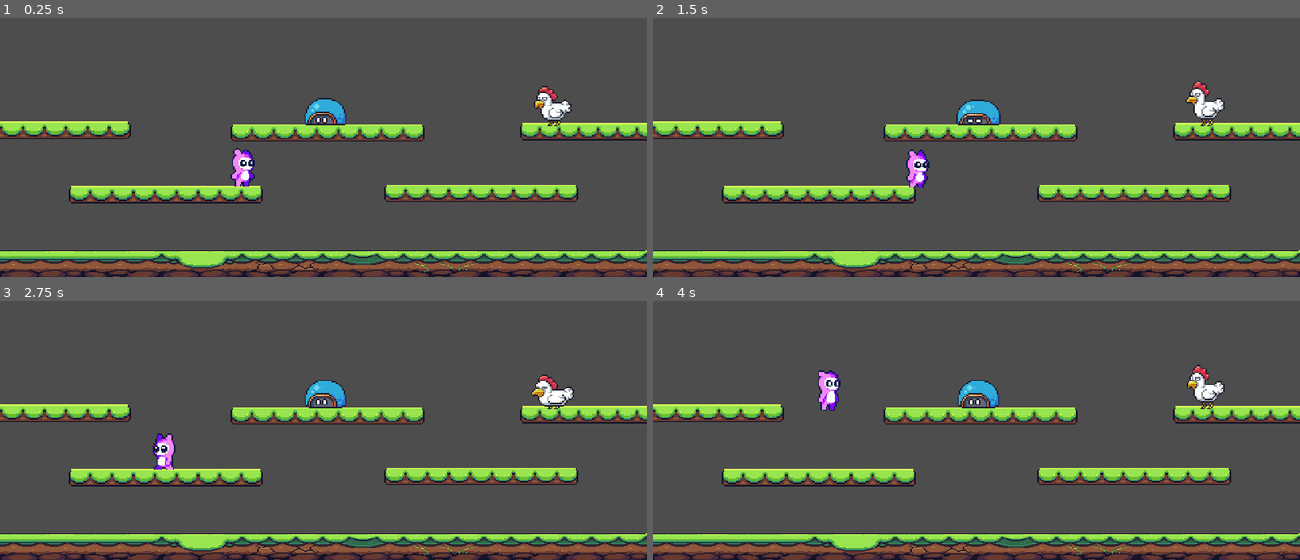
Above: before the commit, frames 1-4 (two rows, left to right).
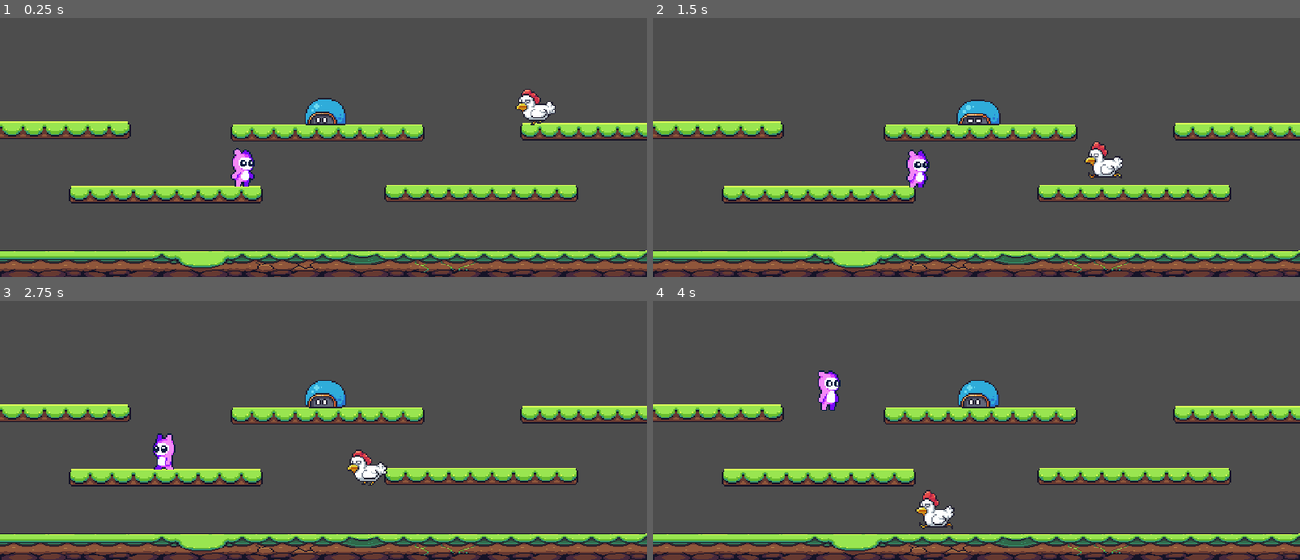
Above: after the commit, the same moments.

Repository: TruchaFazio/yiya
Game: Godot game, scene res://scenes/level_1.tscn
Same seed, same stepped clock (60 frames per second), same inputs: the game is played once before the commit and once after it.
Inputs:
- Up to frame 1 (0.25 s): no input
- Up to frame 2 (1.5 s): tap Right (move_rigth) at 0.6, 1.35 s; tap Space (jump) at 0.77 s
- Up to frame 3 (2.75 s): tap Space (jump) at 1.52 s; hold Left (move_left) from 2.03 s (still down); tap Right (move_rigth) at 2.1 s
- Up to frame 4 (4 s): release Left (move_left) at 2.78 s; tap Right (move_rigth) at 2.85, 3.6 s; tap Space (jump) at 3.02, 3.77 s

The runs differ from the first frame. In frame 1, 0.8% of the frame differs, in the area x 79-89%, y 26-42%; in frame 2, 1.1%, in the area x 66-89%, y 24-62%; in frame 3, 1.0%; in frame 4, 1.1%.

Commit message:
enemi

Diff:
--- /dev/null
+++ b/boss_chicken.gd
@@ -0,0 +1,41 @@
+extends CharacterBody2D
+
+@export var gravity: float
+const chickenRun = 50
+
+func _ready():
+	velocity.x = chickenRun
+	$AnimatedSprite2D.play("run")
+
+func _physics_process(delta):
+	if not is_on_floor():
+		velocity.y += gravity * delta
+		velocity.x = -chickenRun
+
+	if is_on_wall():
+		if !$AnimatedSprite2D.flip_h:
+			velocity.x = chickenRun
+		else:
+			velocity.x = -chickenRun
+
+		if velocity.x < 0:
+			$AnimatedSprite2D.flip_h = false
+		elif velocity.x > 0:
+			$AnimatedSprite2D.flip_h = true
+
+	if is_on_wall():
+		if !$AnimatedSprite2D.flip_h:
+			velocity.x = -chickenRun
+		else:
+			velocity.x = chickenRun
+
+		if velocity.x < 0:
+			$AnimatedSprite2D.flip_h = false
+		elif velocity.x > 0:
+			$AnimatedSprite2D.flip_h = true
+
+
+
+
+
+	move_and_slide()
--- a/scenes/boss_chicken.tscn
+++ b/scenes/boss_chicken.tscn
@@ -1,5 +1,6 @@
-[gd_scene load_steps=38 format=3 uid="uid://dkm7og7unvgp2"]
-
+[gd_scene load_steps=39 format=3 uid="uid://dkm7og7unvgp2"]
+
+[ext_resource type="Script" path="res://boss_chicken.gd" id="1_35c2w"]
 [ext_resource type="Texture2D" uid="uid://dpfmtmg020sjk" path="res://sprites/Chicken/Idle (32x34).png" id="1_beanc"]
 [ext_resource type="Texture2D" uid="uid://bf5qgcai2h317" path="res://sprites/Chicken/Hit (32x34).png" id="1_sbrgf"]
 [ext_resource type="Texture2D" uid="uid://bc5ww4hprn3vv" path="res://sprites/Chicken/Run (32x34).png" id="3_i11ki"]
@@ -249,6 +250,8 @@
 [sub_resource type="CircleShape2D" id="CircleShape2D_36q83"]
 
 [node name="CharacterBody2D" type="CharacterBody2D"]
+script = ExtResource("1_35c2w")
+gravity = 980.0
 
 [node name="AnimatedSprite2D" type="AnimatedSprite2D" parent="."]
 position = Vector2(54, 44)
